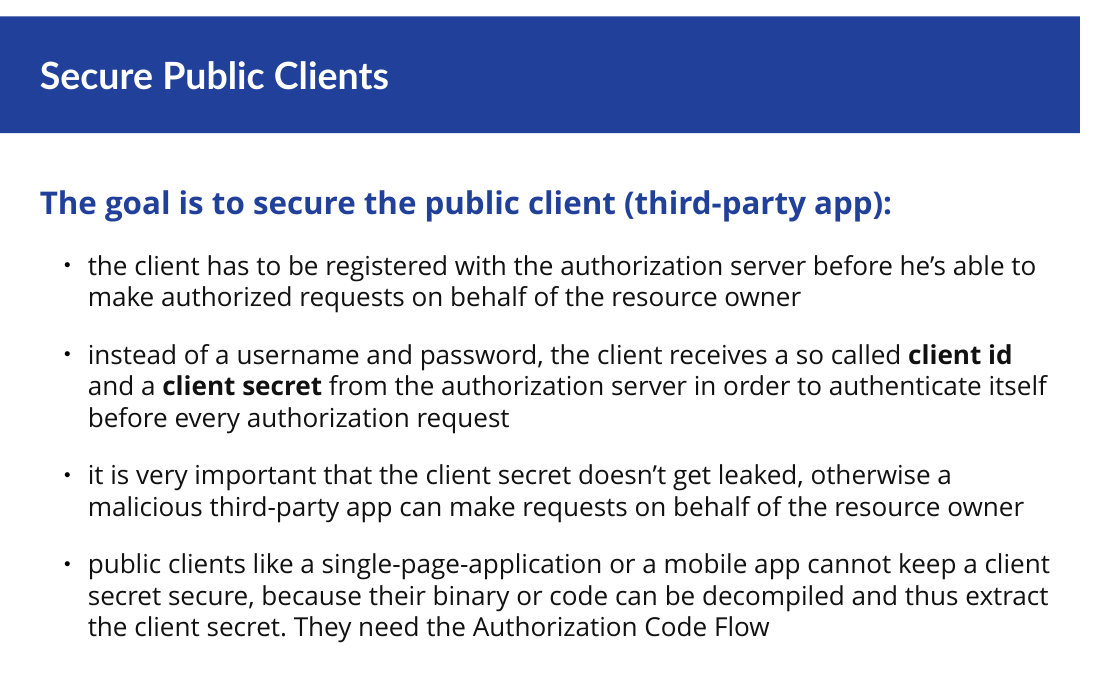
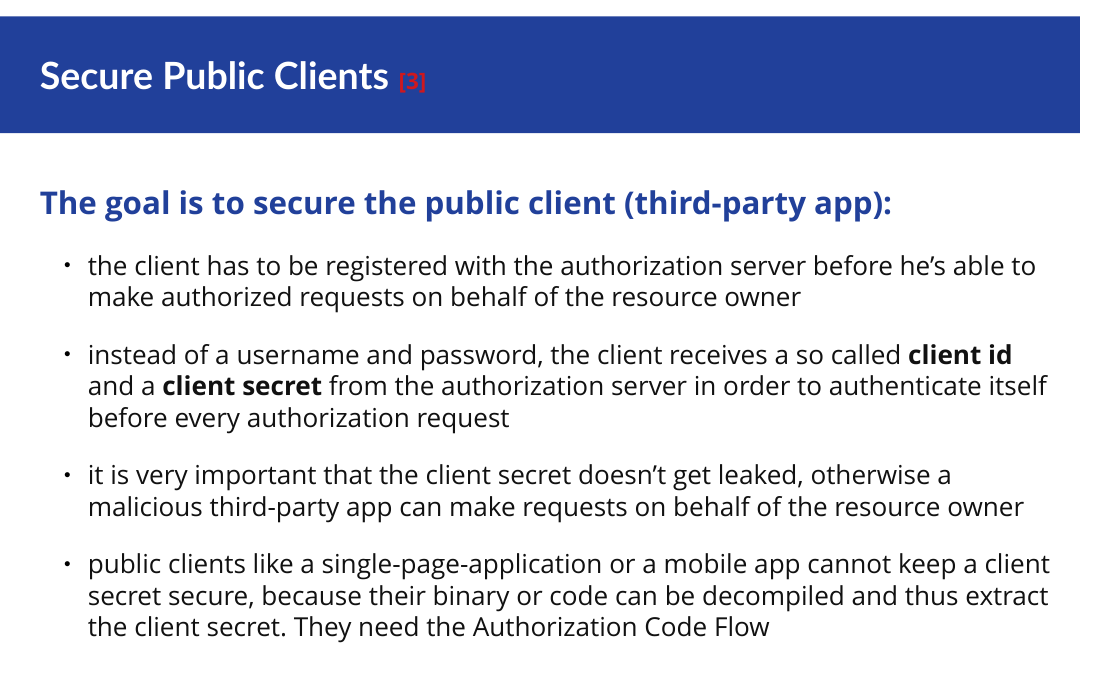
Before and after one commit to cafab/ch.bfh.project2, a slide deck: slide 8 of docs/Auth_Code_Flow_with_PKCE.odp. Drawn at 1120x700 pixels with LibreOffice and Linux fonts; fonts in the diff are those of the drawing. Boxes give left, top, right and bottom in pixels: in the first picture for what was removed or moved away, otherwise in the second. Text is boxed around its words. In the diff, an @@ line names an element or a change of style, - is before the commit and + after.

```diff
--- a/docs/Auth_Code_Flow_with_PKCE.odp
+++ b/docs/Auth_Code_Flow_with_PKCE.odp
@@ title at (40, 61, 427, 93): text changed @@
-Secure Public Clients
+Secure Public Clients [3]
```
Also in this commit, not shown: 10 other slides changed, 1 slide added.
